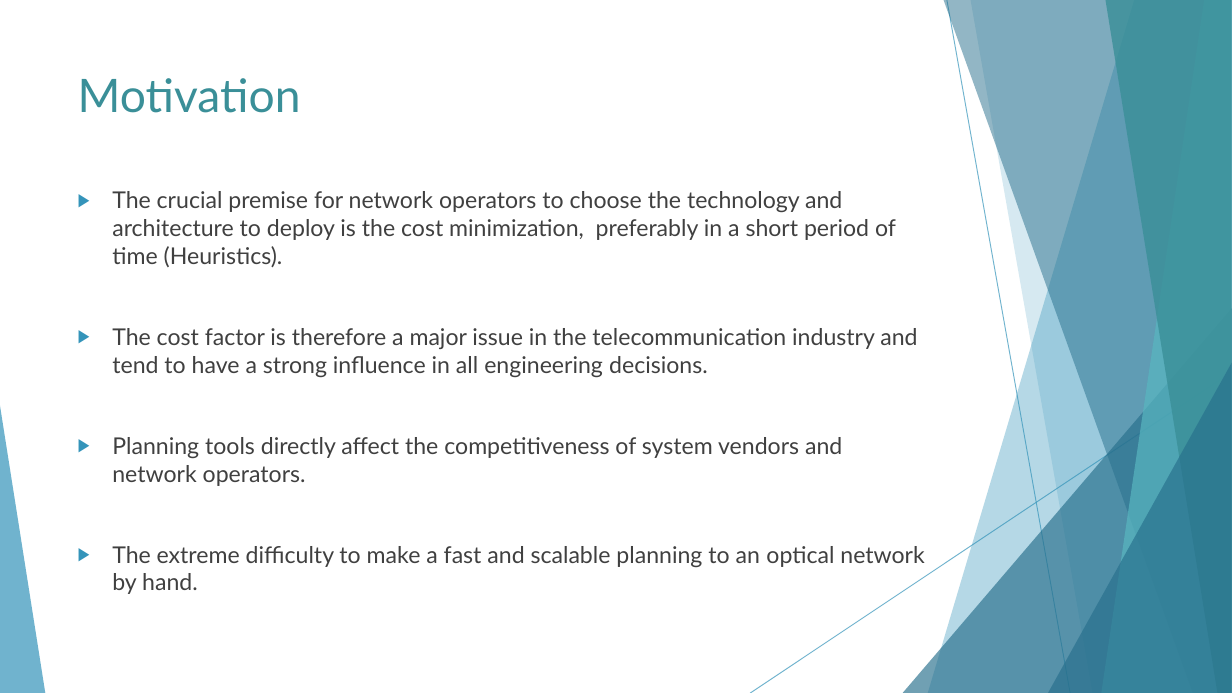
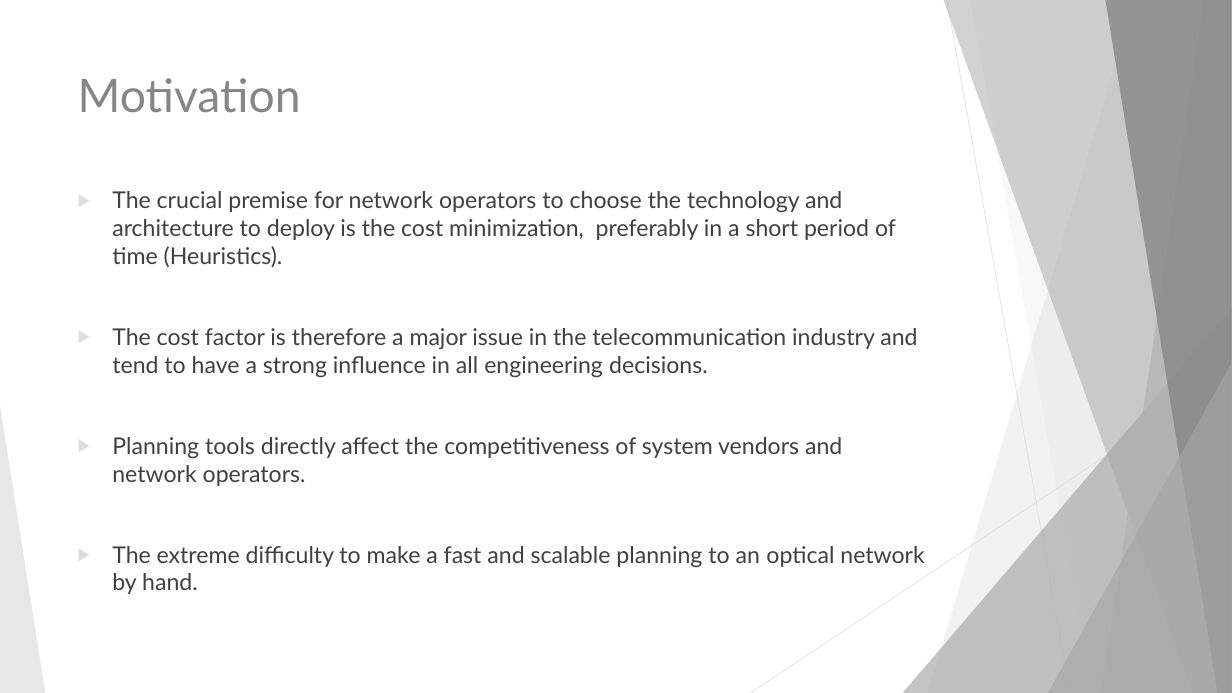
Before and after one commit to netxpto/NetPlanner, a slide deck: slide 3 of sdf/heuristic/transparent/Results/Thesis_Presentation.pptx. Drawn at 1232x693 pixels with LibreOffice and Linux fonts; fonts in the diff are those of the drawing. Boxes give left, top, right and bottom in pixels: in the first picture for what was removed or moved away, otherwise in the second. Text is boxed around its words. In the diff, an @@ line names an element or a change of style, - is before the commit and + after.

```diff
--- a/sdf/heuristic/transparent/Results/Thesis_Presentation.pptx
+++ b/sdf/heuristic/transparent/Results/Thesis_Presentation.pptx
@@ freeform shape at (928,0,1232,693): fill #3494BA at 36% opacity to #DDDDDD at 36% opacity @@
@@ freeform shape at (944,0,1232,693): fill #276F8B at 50% opacity to #A6A6A6 at 50% opacity @@
@@ line (947, 0) - (1070, 693): stroke #3494BA 0.75 pt to #DDDDDD 0.75 pt @@
@@ freeform shape at (970,0,1232,693): fill #3494BA at 20% opacity to #DDDDDD at 20% opacity @@
@@ freeform shape at (1102,0,1232,693): fill #58B6C0 at 70% opacity to #B2B2B2 at 70% opacity @@
@@ freeform shape at (1105,0,1232,693): fill #3A8F98 at 80% opacity to #858585 at 80% opacity @@
@@ title "Motivation" at (78,78,301,113): text colour #3A8F98 to #858585 @@
@@ text "The crucial premise for network ..." at (112,191,924,594): bullet colour #3494BA to #DDDDDD @@
@@ triangle at (903,308,1232,693): fill #276F8B at 66% opacity to #A6A6A6 at 66% opacity @@
@@ line (1232, 372) - (750, 693): stroke #3494BA 0.75 pt to #DDDDDD 0.75 pt @@
@@ triangle at (1048,363,1232,693): fill #276F8B at 66% opacity to #A6A6A6 at 66% opacity @@
@@ triangle at (0,406,45,693): fill #3494BA at 70% opacity to #DDDDDD at 70% opacity @@
```
Also in this commit, not shown: 10 other slides changed, 6 slides added, 3 slides removed, 14 other files.
